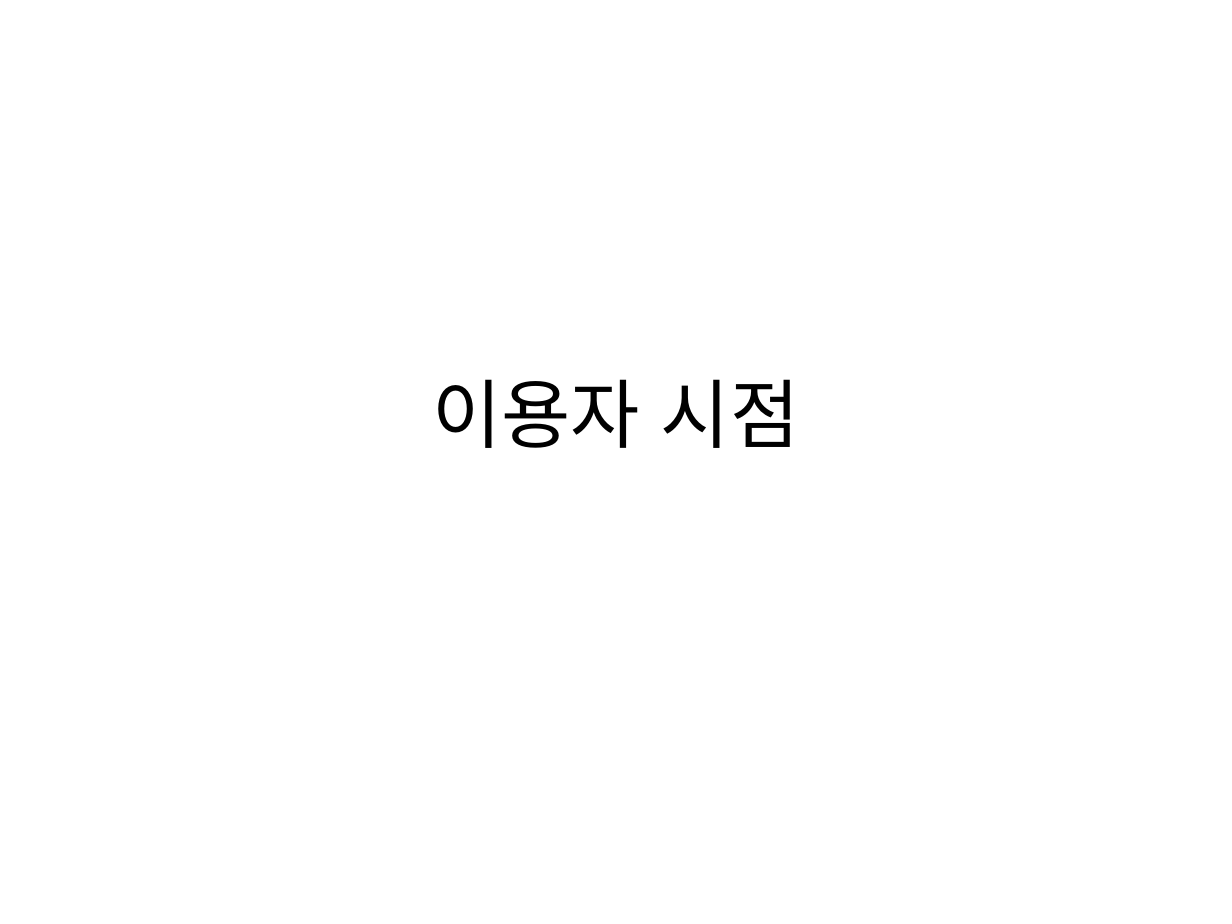
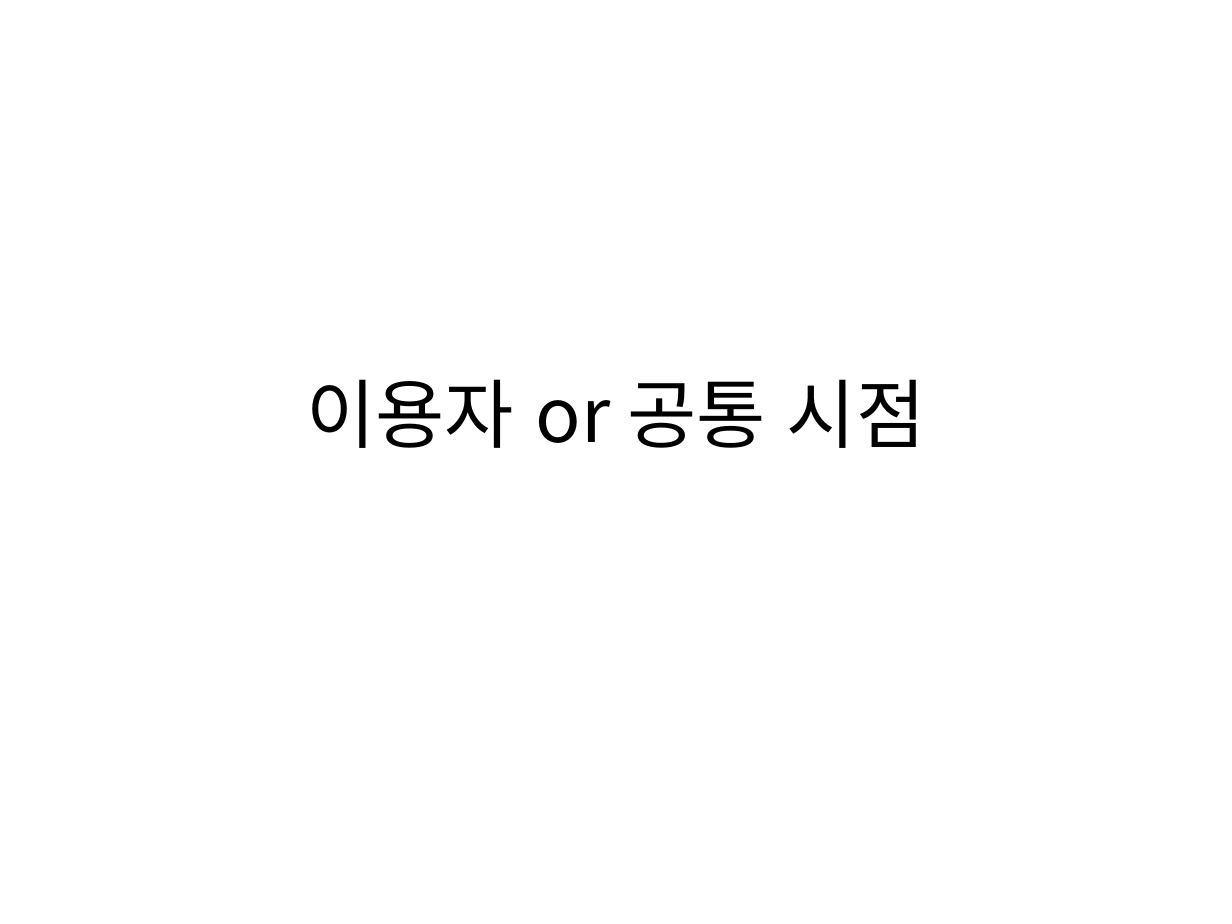
Before and after one commit to dksdlcks12/Portfolio, a slide deck: slide 1 of 스토리보드(검토중).pptx. Drawn at 1232x924 pixels with LibreOffice and Linux fonts; fonts in the diff are those of the drawing. Boxes give left, top, right and bottom in pixels: in the first picture for what was removed or moved away, otherwise in the second. Text is boxed around its words. In the diff, an @@ line names an element or a change of style, - is before the commit and + after.

Commit message:
포폴3일차(화면구현 이용자 메인화면 완료)

```diff
--- a/스토리보드(검토중).pptx
+++ b/스토리보드(검토중).pptx
@@ title at (306,379,926,448): text changed @@
-이용자 시점
+이용자 or 공통 시점
```
Also in this commit, not shown: 10 other slides changed, 7 slides added.
